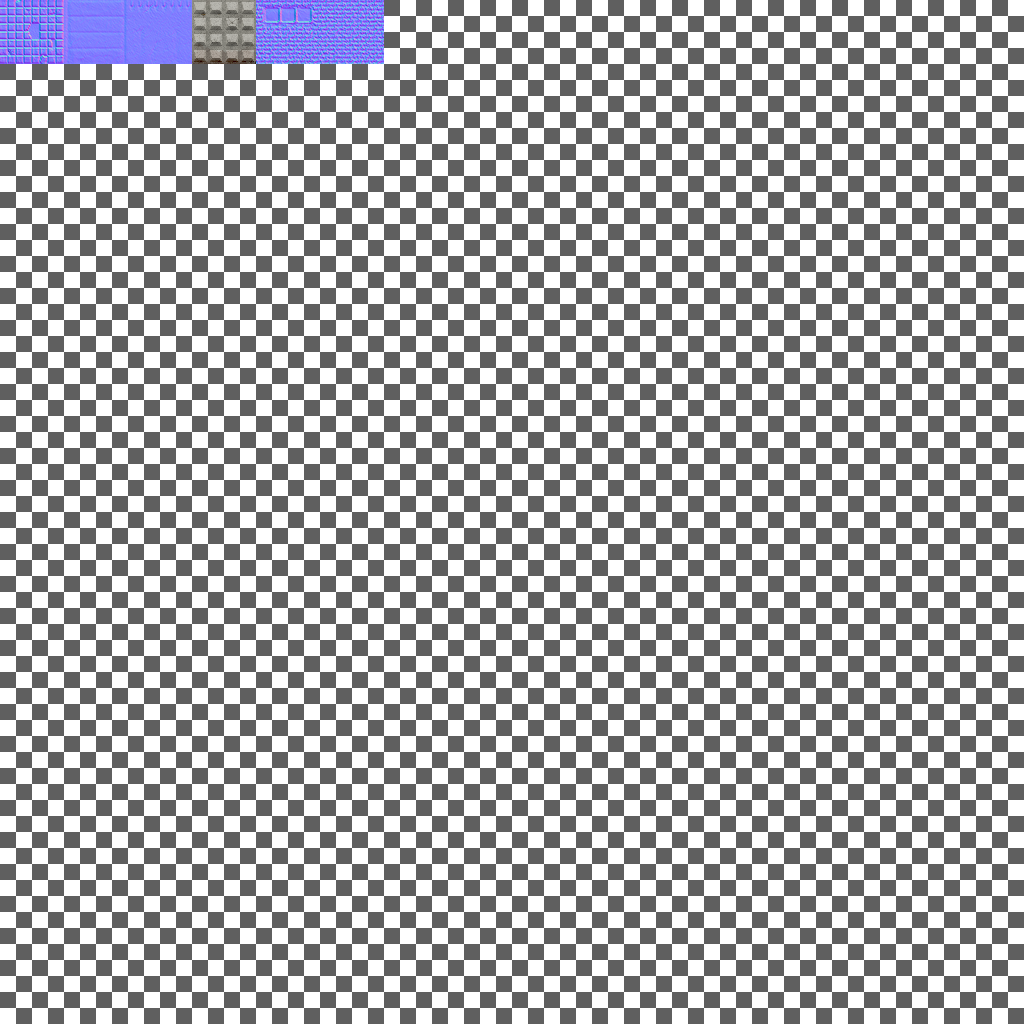
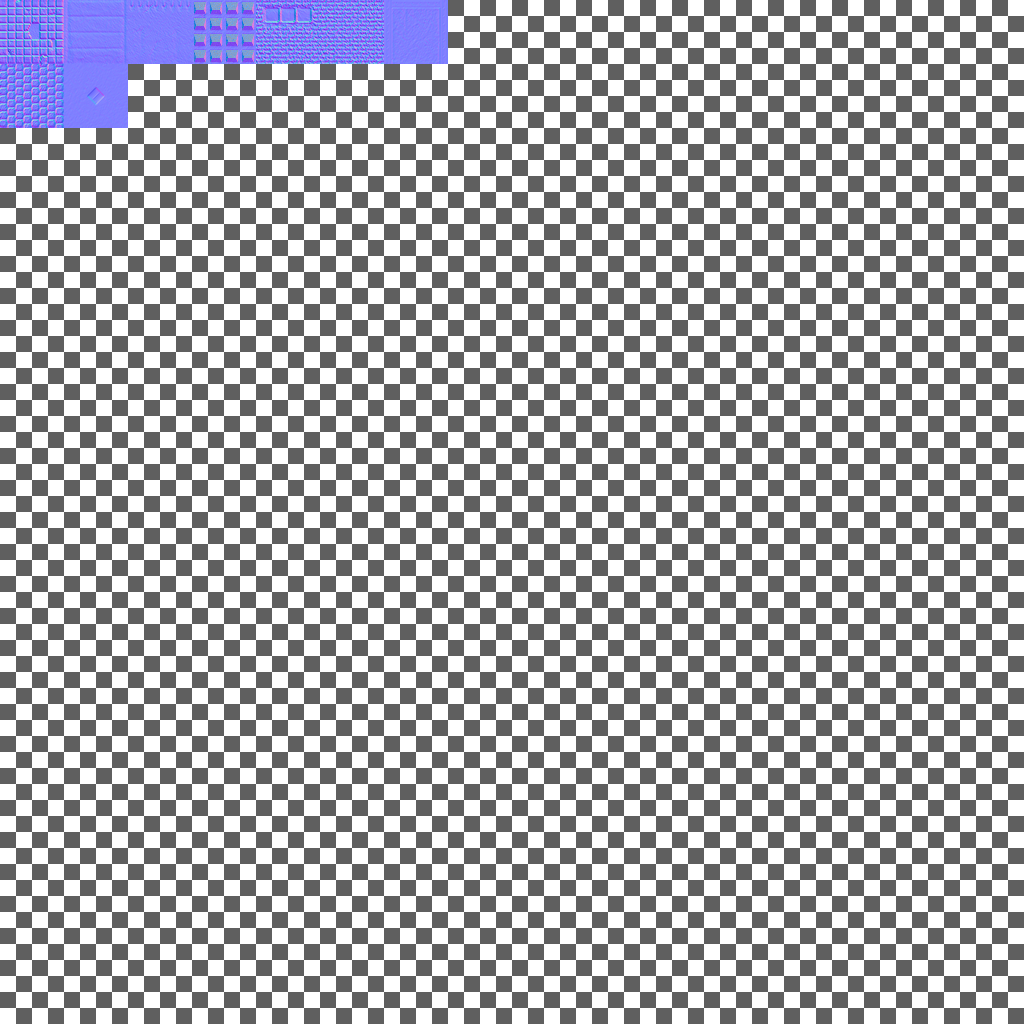
Layered file, before and after one edit (1024 x 1024). Changes by layer:
added layer "floort64.bmp" above "ceillite64.bmp" over (0, 64, 64, 128)
added layer "ceillite64.bmp" above "suppw64.bmp" over (64, 64, 128, 128)
added layer "suppw64.bmp" above "conc64.bmp" over (384, 0, 448, 64)
painted on "conc64.bmp" over (192, 0, 256, 64)
